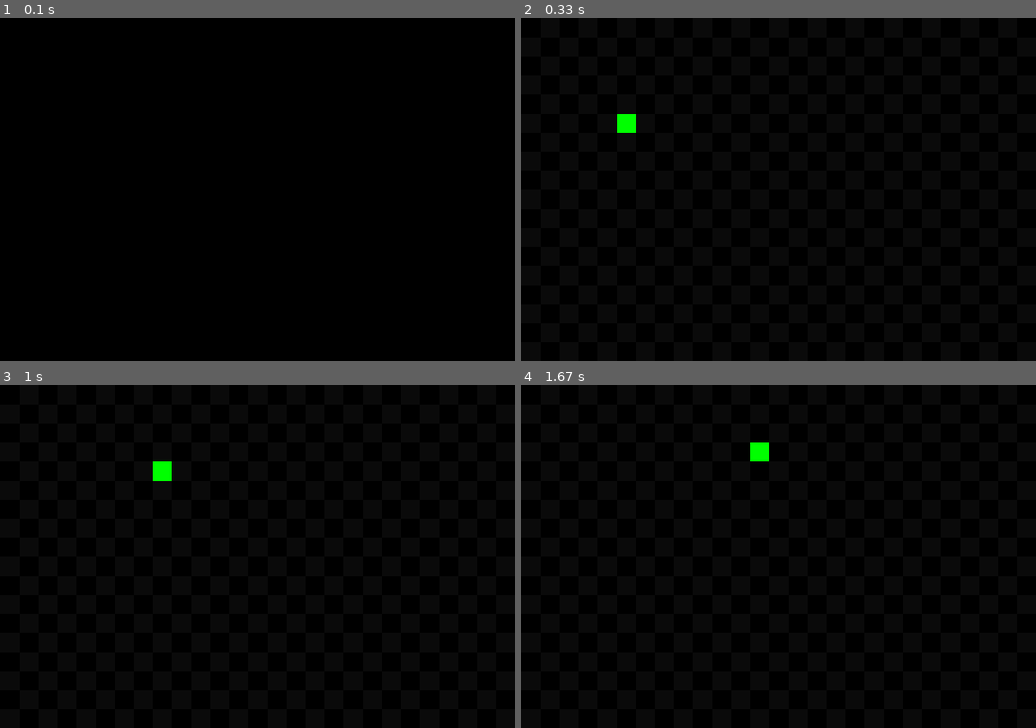
Above: before the commit, frames 1-4 (two rows, left to right).
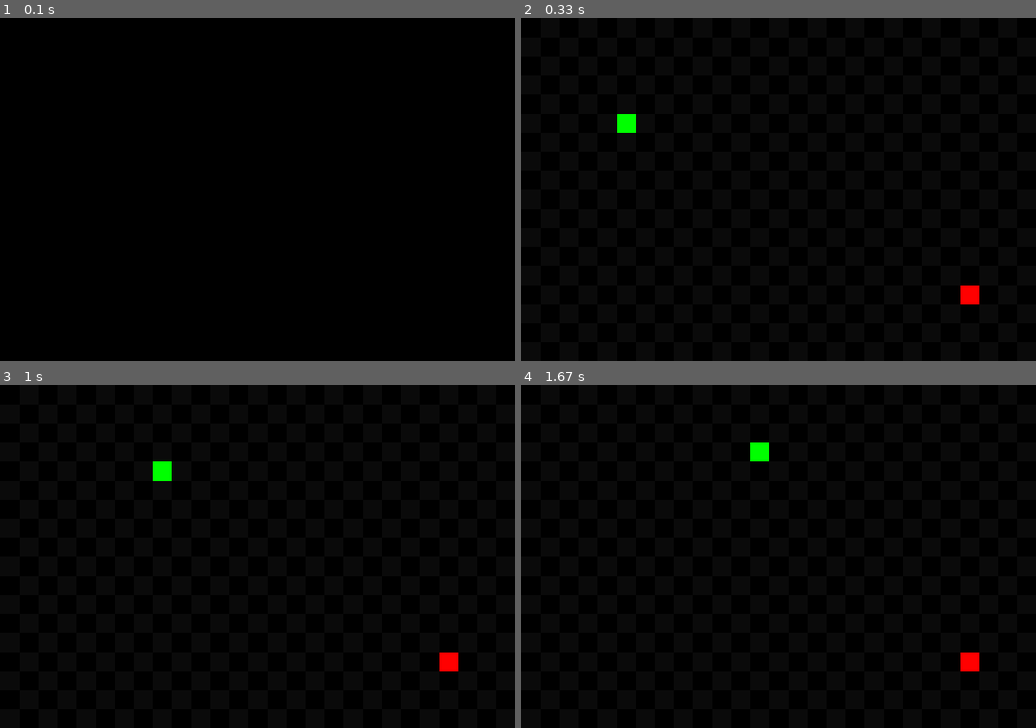
Above: after the commit, the same moments.

Repository: LinusZetterman/Pygame
Game: pygame game, started from Snake/Snake.py
Two runs of this game, one before a commit and one after it. Both use one fixed random seed, a clock stepped at 60 frames per second and the inputs below.
Inputs:
- Up to frame 1 (0.1 s): no input
- Up to frame 2 (0.33 s): no input
- Up to frame 3 (1 s): hold Right 0.33-0.8 s; hold Up from 0.83 s (still down)
- Up to frame 4 (1.67 s): release Up at 1.17 s; hold Right from 1.2 s (still down)

Frame 1 is identical in both runs. In frame 2, 0.2% of the frame differs, in the area x 85-89%, y 78-84%; in frame 3, 0.2%; in frame 4, 0.2%.

Commit message:
Added apples (they sometimes don't appear du to sspawning in the 'tail')

Diff:
--- a/Snake/Snake.py
+++ b/Snake/Snake.py
@@ -4,7 +4,7 @@
 pygame.init()
 
 def start():
-    global direction, head, moves, delay, tail, map, origTiles, tiles, coordinates, win, display
+    global direction, head, moves, delay, tail, map, origTiles, tiles, coordinates, apple, win, display
 
     direction = ""
     head = {"x": 5, "y": 5, "vel": 1}
@@ -15,6 +15,8 @@
     map = {"width": 27, "height": 18}
     origTiles = []
     tiles = []
+
+    apple = {"x": random.randint(round(map["width"]/2), map["width"]), "y": random.randint(round(map["height"]/2), map["height"])}
 
     win = pygame.display.set_mode((600, 400))
     display = pygame.Surface((map["width"], map["height"]))
@@ -46,7 +48,13 @@
         tiles[x][y] = origTiles[x][y]
     if x == head["x"] and y == head["y"]:
         tiles[x][y] = 3
+    if x == apple["x"] and y == apple["y"]:
+        tiles[x][y] = 2
 
+    if head["x"] == apple["x"] and head["y"] == apple["y"]:
+        apple["x"] = random.randint(0, map["width"])
+        apple["y"] = random.randint(0, map["height"])
+        tail["del"] += 1
 
 def drawDisplay():
     for x in range(len(tiles)):
@@ -85,8 +93,6 @@
                     direction = "up"
                 elif event.key == pygame.K_DOWN:
                     direction = "down"
-            if event.key == pygame.K_SPACE:
-                tail["del"] += 1
 
     if direction == "left":
         head["x"] -= 1
@@ -126,6 +132,8 @@
 
     drawDisplay()
 
+    print(apple["x"], apple["y"])
+
     surf = pygame.transform.scale(display, (600, 400), win)
     win.blit(surf, (0, 0))
 
